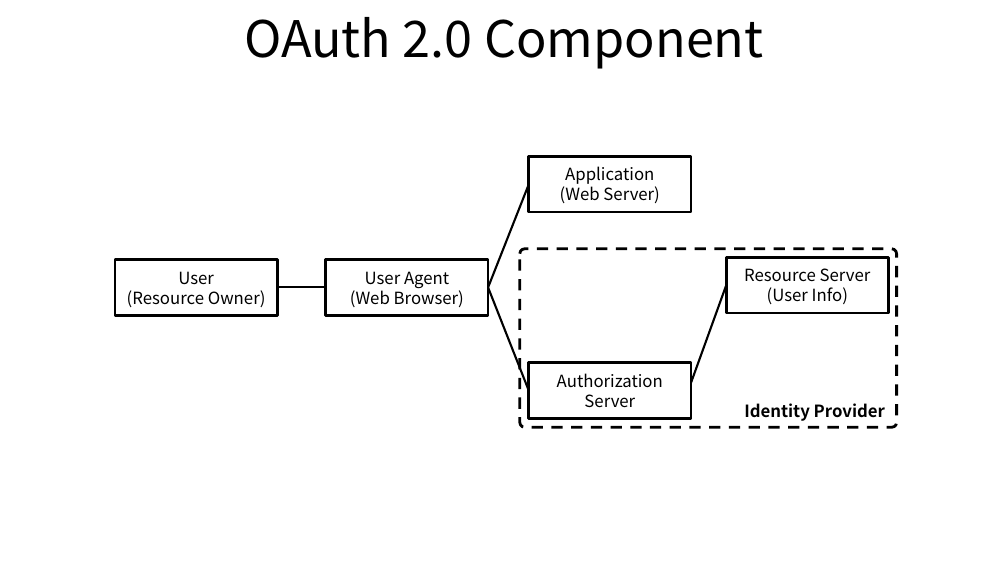
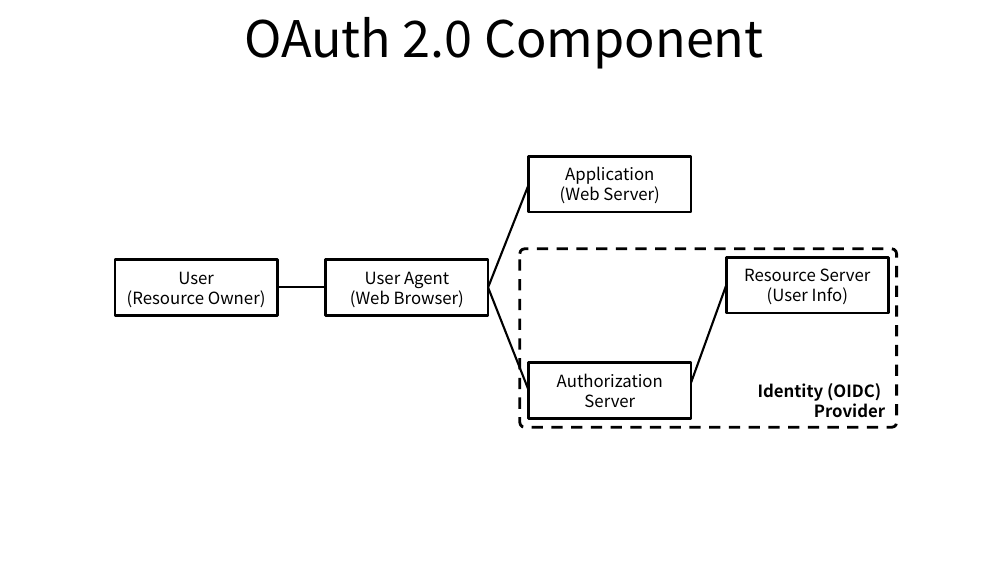
Before and after one commit to ssup2/blog-old, a slide deck: slide 1 of images/theory_analysis/OIDC/OIDC.pptx. Drawn at 1008x567 pixels with LibreOffice and Linux fonts; fonts in the diff are those of the drawing. Boxes give left, top, right and bottom in pixels: in the first picture for what was removed or moved away, otherwise in the second. Text is boxed around its words. In the diff, an @@ line names an element or a change of style, - is before the commit and + after.

```diff
--- a/images/theory_analysis/OIDC/OIDC.pptx
+++ b/images/theory_analysis/OIDC/OIDC.pptx
@@ text in rounded rectangle at (x1=758, y1=383, x2=885, y2=418): text changed @@
-Identity Provider
+Identity (OIDC)
+Provider
```
Also in this commit, not shown: 3 other files.
